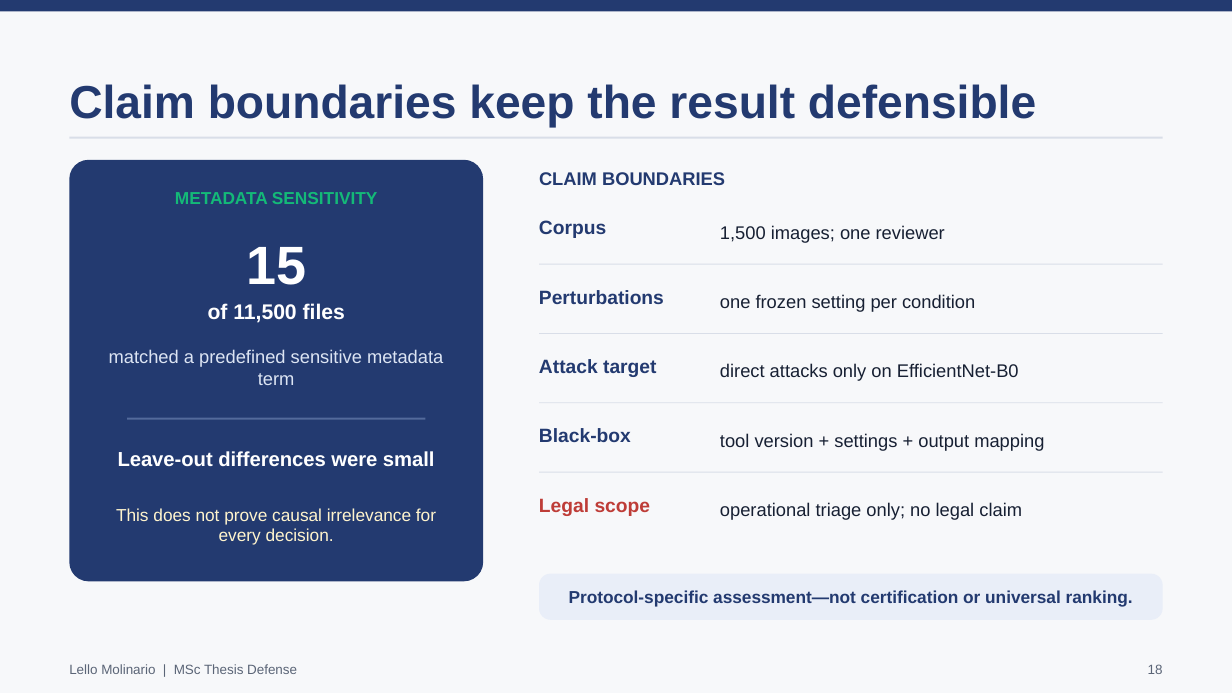
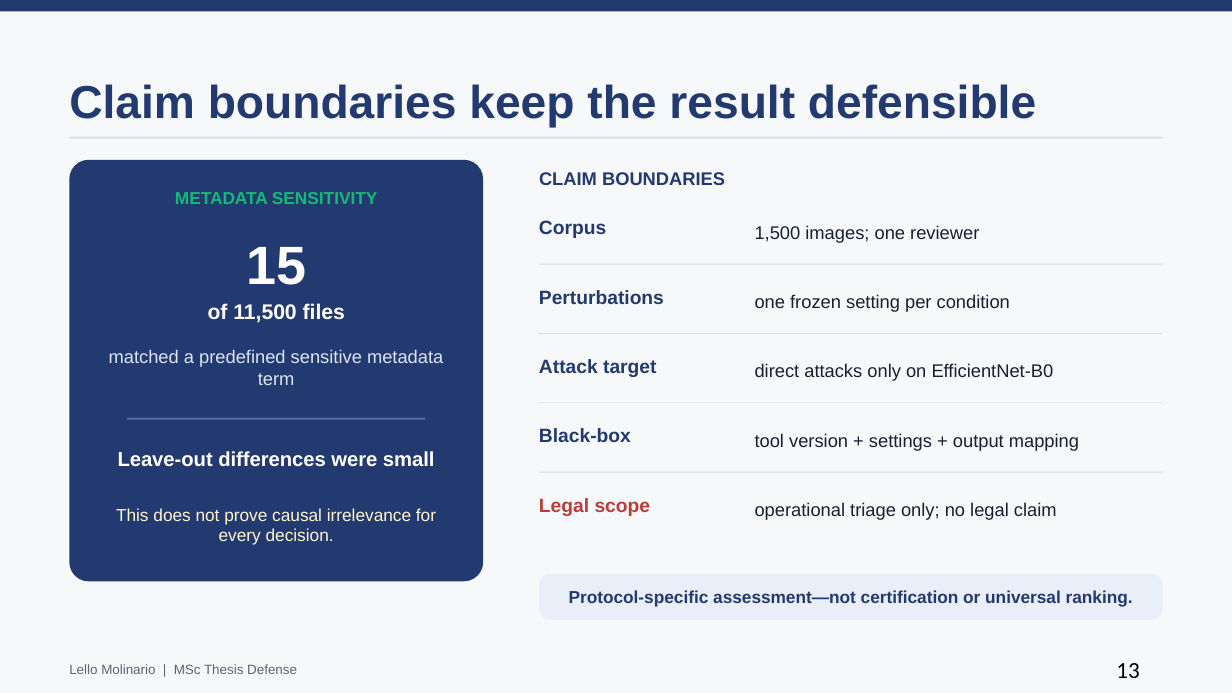
Before and after one commit to lmolinario/msc-thesis-ai-robustness-in-digital-forensics, a slide deck: slide 13 of docs/presentation/Molinario_Thesis_Defense_2026.pptx (slide 18 before the commit). Drawn at 1232x693 pixels with LibreOffice and Linux fonts; fonts in the diff are those of the drawing. Boxes give left, top, right and bottom in pixels: in the first picture for what was removed or moved away, otherwise in the second. Text is boxed around its words. In the diff, an @@ line names an element or a change of style, - is before the commit and + after.

```diff
--- a/docs/presentation/Molinario_Thesis_Defense_2026.pptx
+++ b/docs/presentation/Molinario_Thesis_Defense_2026.pptx
@@ text "1,500 images; one reviewer": place and size @@
-text "1,500 images; one reviewer" at <box>720,225,945,243</box>
+text "1,500 images; one reviewer" at <box>755,225,979,243</box>
@@ text "one frozen setting per condition": place and size @@
-text "one frozen setting per condition" at <box>720,294,975,312</box>
+text "one frozen setting per condition" at <box>755,294,1010,312</box>
@@ text "direct attacks only on EfficientNet-B0": place and size @@
-text "direct attacks only on EfficientNet-B0" at <box>720,363,1019,381</box>
+text "direct attacks only on EfficientNet-B0" at <box>755,363,1054,381</box>
@@ text "tool version + settings + ...": place and size @@
-text "tool version + settings + ..." at <box>720,433,1044,451</box>
+text "tool version + settings + ..." at <box>755,433,1079,451</box>
@@ text "operational triage only; no legal ...": place and size @@
-text "operational triage only; no legal ..." at <box>720,502,1022,520</box>
+text "operational triage only; no legal ..." at <box>755,502,1057,520</box>
@@ text at <box>1116,663,1139,678</box>: text changed; size 10.5 to 18 pt; font Arial to Calibri; text colour #5B6577 to #000000 @@
-18
+13
```
Also in this commit, not shown: 17 other slides changed, 6 slides added, 8 other files.
